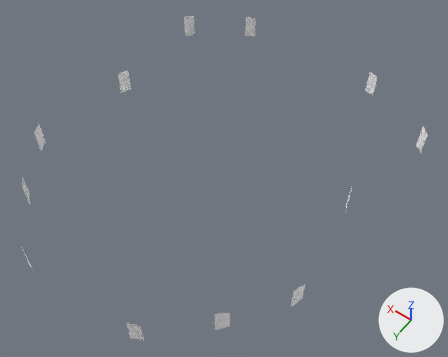
Renders of the glTF model Content/Maps/Arena/Kaynak/SM_Sancak.glb from each side of a commit.
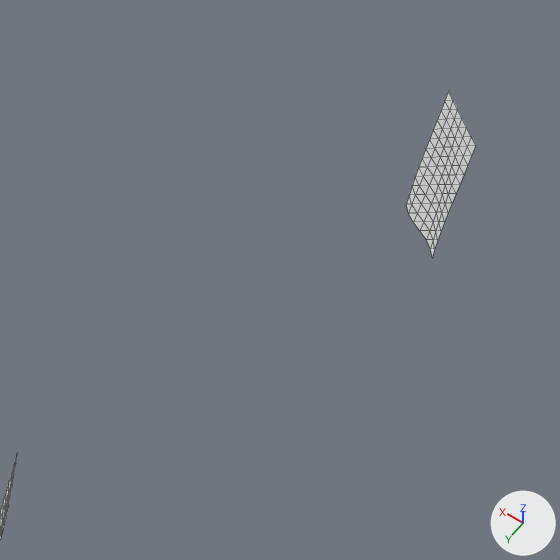
The first picture shows the older version from a 50 mm lens placed at (-40.3, 47.7, 101.4), pointed at (-4.2, -2.8, 22.0). The close-ups show the older and then the newer version on the part from 78% to 99% of the width and 31% to 57% of the height of that picture. Only the edits that show in the close-ups are written down. Arrows for +X, +Y and +Z are at lower right; the lights stay in place. The close-ups show mesh edges as thin lines.

Names of what the first close-up shows: 'Sancak_Orman'.
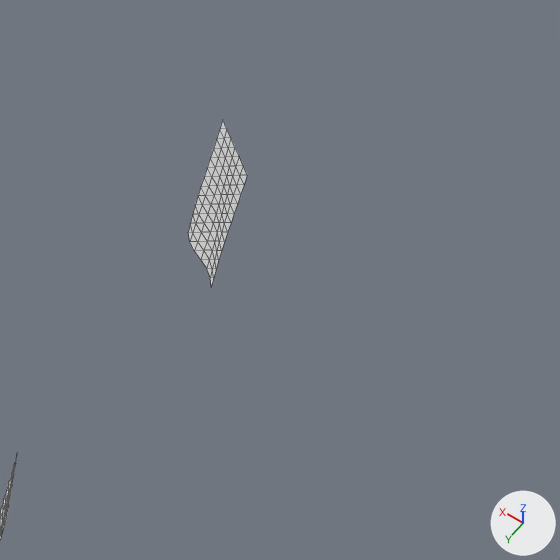
Pixel boxes (x1, y1, x2, y2) of what changed, in the close-ups (560 x 560 px; the box of a moved part takes in the faces that stretch with it):
'Sancak_Orman', reshaped: before (0, 91, 475, 538); after (0, 120, 247, 538)
part 1 of me_sancak_orman, moved or reshaped: before (406, 91, 475, 257); after (188, 120, 247, 287)

The change in detail:
me_sancak_orman is used by ob_sancak_orman; location (0.0, 0.0, 0.0).
me_sancak_orman had 273 vertices, 432 faces and spanned x -28.0..-13.2, y -34.6..-7.4, z 21.9..27.5.
me_sancak_orman now has 273 vertices, 432 faces and spans x -23.7..-13.2, y -34.6..-7.4, z 21.9..27.5.
me_sancak_orman part 1: the loose piece of 91 vertices spanning x -28.0..-26.6, y -26.8..-25.4, z 22.9..27.5 is moved by (4.5, 4.5, 0.0).
